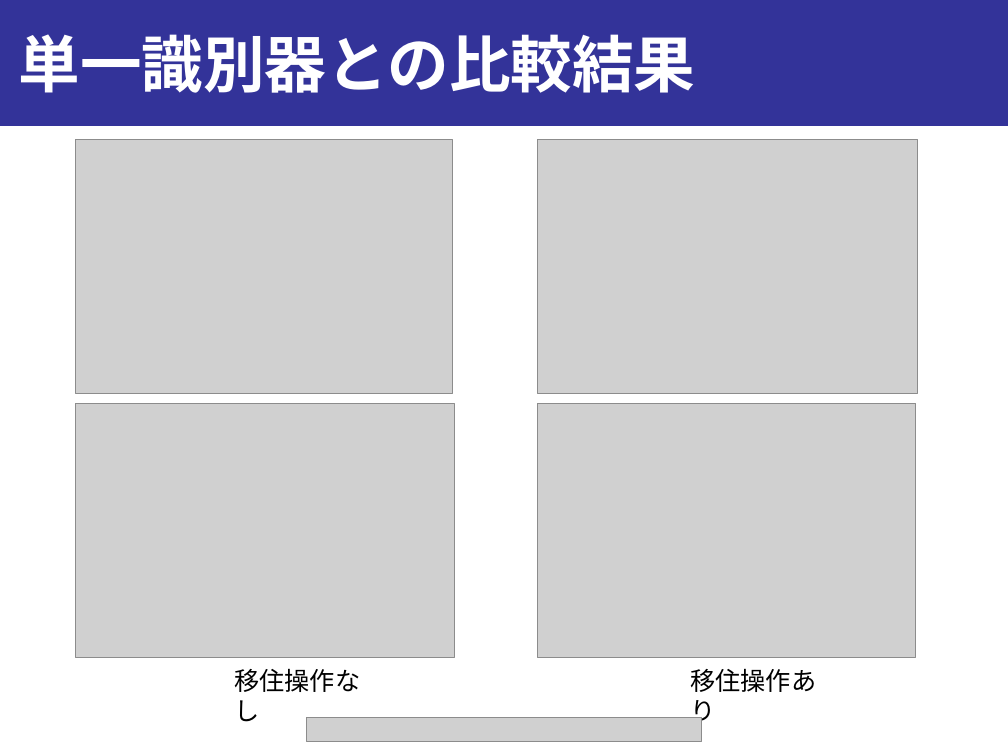
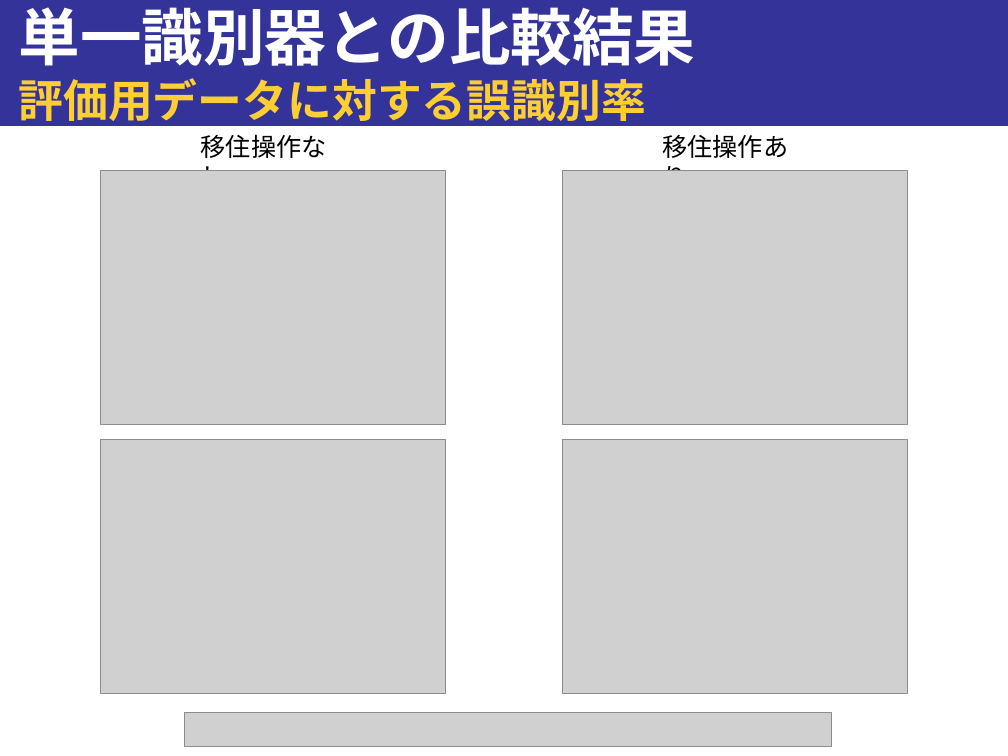
Before and after one commit to onikUone/Junior_slides, a slide deck: slide 15 of スライド_v1.pptx (slide 14 before the commit). Drawn at 1008x756 pixels with LibreOffice and Linux fonts; fonts in the diff are those of the drawing; grey boxes stand for pictures. Boxes give left, top, right and bottom in pixels: in the first picture for what was removed or moved away, otherwise in the second. Text is boxed around its words. In the diff, an @@ line names an element or a change of style, - is before the commit and + after.

```diff
--- a/スライド_v1.pptx
+++ b/スライド_v1.pptx
@@ title at <box>18,7,695,129</box>: text changed; size 44 to 32 pt; text colour #FFFFFF to #FFCE33 @@
-単一識別器との比較結果
+単一識別器との比較結果
+評価用データに対する誤識別率
@@ text "移住操作なし" rewrapped from <box>234,668,360,722</box> to <box>201,134,327,171</box> @@
@@ text "移住操作あり" rewrapped from <box>690,668,816,726</box> to <box>662,134,788,171</box> @@
@@ picture: place and size @@
-picture at <box>76,139,452,393</box>
+picture at <box>101,170,446,424</box>
@@ picture: place and size @@
-picture at <box>537,139,917,393</box>
+picture at <box>562,170,907,424</box>
@@ picture: place and size @@
-picture at <box>76,403,454,657</box>
+picture at <box>101,439,446,694</box>
@@ picture: place and size @@
-picture at <box>537,403,915,657</box>
+picture at <box>562,439,907,694</box>
@@ picture added at <box>184,713,832,746</box> @@
@@ picture removed at <box>306,718,702,742</box> @@
```
Also in this commit, not shown: 5 other slides changed, 5 slides added, 7 other files.
